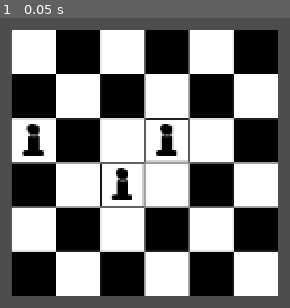
Above: before the commit, frame 1.
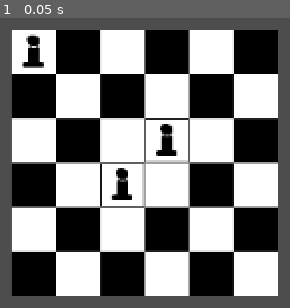
Above: after the commit, the same moment.

Repository: woiic/chessRogue
Game: Godot game, scene res://Scenes/board.tscn
Two runs of this game, one before a commit and one after it. Both use one fixed random seed, a clock stepped at 60 frames per second and the inputs below. The engine's default icon, where the game draws it, is replaced by a stand-in: a white triangle on a blue panel in a dark square.
Inputs:
- Up to frame 1 (0.05 s): no input

The runs differ from the first frame. In frame 1, 1.1% of the frame differs, in the area x 7-16%, y 5-48%.

Commit message:
feat: add piece click, drag and drop + moving the pieces according to the rules

Diff:
--- a/Scenes/piece.tscn
+++ b/Scenes/piece.tscn
@@ -17,3 +17,5 @@
 
 [node name="PieceSprite" type="Sprite2D" parent="."]
 metadata/_edit_lock_ = true
+
+[connection signal="input_event" from="Area2D" to="." method="_on_area_2d_input_event"]
--- a/Scripts/behaviour.gd
+++ b/Scripts/behaviour.gd
@@ -5,7 +5,7 @@
 
 enum PieceType{PAWN=0, ROOK, KNIGHT, BISHOP, QUEEN, KING}
 
-func getPosibleMoves(inPiece: Piece, boardRef: Board):
+func getPosibleMoves(inPiece: Piece, boardRef: Board) -> Array[Vector2i]:
 	var movesArr: Array[Vector2i] = []
 	match inPiece.pieceType:
 		PieceType.PAWN:
--- a/Scripts/board.gd
+++ b/Scripts/board.gd
@@ -58,7 +58,7 @@
 		newArr.fill(null)
 		boardPieces.append(newArr)
 	var piece = instanciatePiece(Behaviour.PieceType.KNIGHT, Piece.Teams.WHITE, Vector2i(2, 3))
-	var _piece2 = instanciatePiece(Behaviour.PieceType.KING, Piece.Teams.WHITE, Vector2i(0, 2))
+	var _piece2 = instanciatePiece(Behaviour.PieceType.KING, Piece.Teams.WHITE, Vector2i(0, 0))
 	var _piece3 = instanciatePiece(Behaviour.PieceType.PAWN, Piece.Teams.BLACK, Vector2i(3, 2))
 	var moves = Behaviour.getPosibleMoves(piece,self)
 	print(moves)
@@ -83,8 +83,22 @@
 	var pieceObject = pieceObjectMap[pieceType]
 	var piece = pieceObject.instantiate()
 	piece.team = team
-	piece.position = startingPosition * 32
-	piece.boardPos = startingPosition
+	piece.setPosition(startingPosition)
 	boardPieces[startingPosition.x][startingPosition.y] = piece
 	add_child(piece)
+	piece.boardRef = self
 	return piece
+
+func movePiece(piece: Piece, targetPosition: Vector2i) -> void:
+	if targetPosition in Behaviour.getPosibleMoves(piece,self):
+		var oldPosition = piece.boardPos
+		boardPieces[oldPosition.x][oldPosition.y] = null
+		var oldPiece = boardPieces[targetPosition.x][targetPosition.y]
+		if oldPiece != null:
+			# call a destroy or something
+			handleDestroy(oldPiece)
+		boardPieces[targetPosition.x][targetPosition.y] = piece
+		piece.setPosition(targetPosition)
+
+func handleDestroy(piece: Piece) -> void:
+	piece.queue_free()
--- a/Scripts/piece.gd
+++ b/Scripts/piece.gd
@@ -13,7 +13,46 @@
 var moves: Array[Vector2i] = []
 var bHasMoved: bool = false
 var boardPos: Vector2i = Vector2i()
+var targetPosition: Vector2 = Vector2()
+var bSelected: bool = false
+var boardRef: Board
+const moveSpeed = 1000.0
 
 # Called when the node enters the scene tree for the first time.
 func _ready() -> void:
 	pass # Replace with function body.
+
+func setPosition(newPosition: Vector2i) -> void:
+	boardPos = newPosition
+	targetPosition = boardPos * 32
+	if (!bHasMoved):
+		position = targetPosition
+
+func _physics_process(delta: float) -> void:
+	if bSelected:
+		var movement = get_global_mouse_position() - position
+		var direction = movement.normalized()
+		var maxMovement = direction * moveSpeed * delta
+		position = position + maxMovement.abs().min(movement.abs()) * direction.sign()
+	elif !bSelected and !position.is_equal_approx(targetPosition):
+		var movement: Vector2 = targetPosition - position
+		var direction: Vector2 = movement.normalized()
+		var maxMovement: Vector2 = direction * moveSpeed * delta
+		position = position + maxMovement.abs().min(movement.abs()) * direction.sign()
+
+func _on_area_2d_input_event(_viewport: Node, event: InputEvent, _shape_idx: int) -> void:
+	if event is InputEventMouseButton and event.button_index == MOUSE_BUTTON_LEFT:
+		if event.is_pressed():
+			bSelected = true
+			print("Selected")
+
+func _input(event: InputEvent) -> void:
+	if event is InputEventMouseButton and event.button_index == MOUSE_BUTTON_LEFT and bSelected and event.is_released():
+			bSelected = false
+			var mousePos: Vector2i = Vector2i(get_global_mouse_position()) + Vector2i(16, 16)
+			var boardSize: Vector2i = boardRef.size
+			# TODO: Handle better
+			if (mousePos.x >= 0 and mousePos.y >= 0 and mousePos.x < (boardSize.x * 32) and mousePos.y < (boardSize.y * 32)):
+				var tilePos: Vector2i = mousePos / 32
+				boardRef.movePiece(self, tilePos)
+			print("UnSelected")
